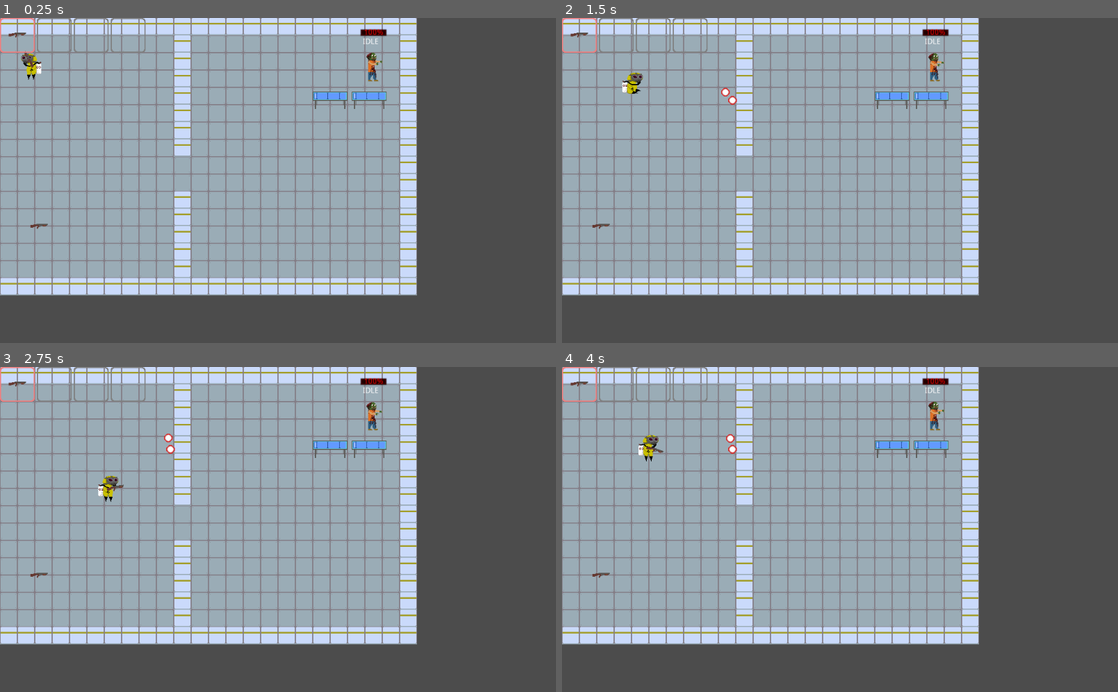
Above: before the commit, frames 1-4 (two rows, left to right).
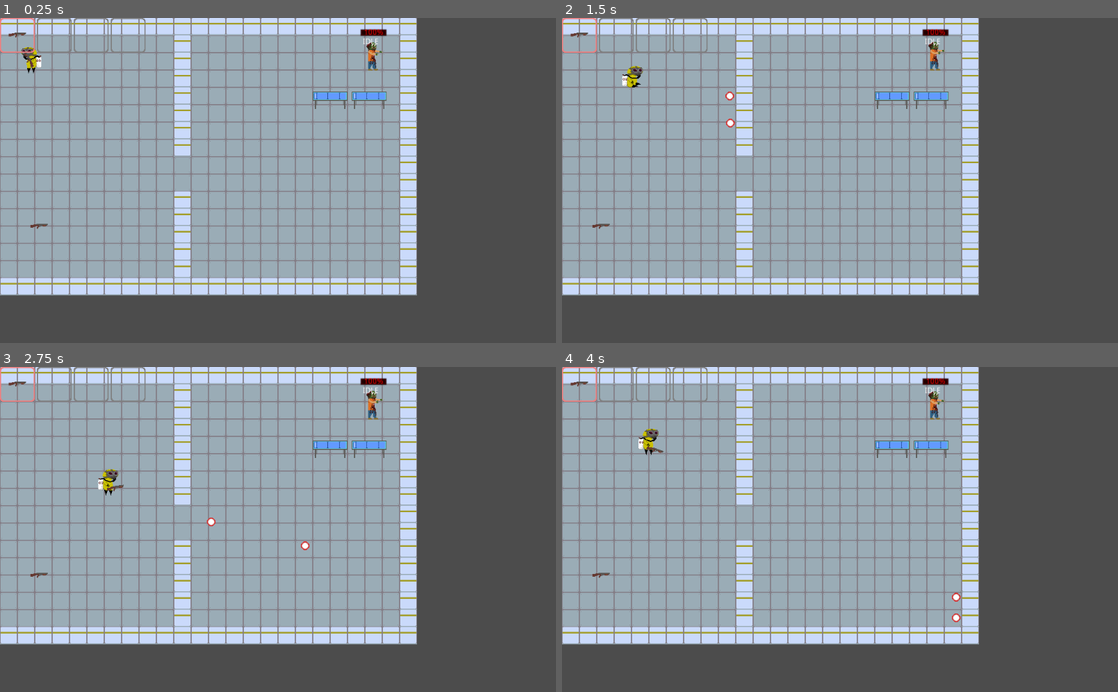
Above: after the commit, the same moments.

Repository: fralcalde/Game
Game: Godot game, scene res://Scenes/Test.tscn
The game is run twice, just before and just after one commit, with the same random seed, the same clock (stepped at 60 frames per second) and the same inputs. The project has no main scene, so this scene is started directly.
Inputs (mouse positions are in pixels of both pictures, inside the frame that each line leads up to):
- Up to frame 1 (0.25 s): no input
- Up to frame 2 (1.5 s): move the mouse to (962, 164) at 0.52 s; press the mouse at (962, 164) at 0.53 s; hold D (right) 0.53-1.28 s; move the mouse to (728, 196) at 1.27 s; release the mouse at (728, 196) at 1.28 s; hold S (down) from 1.28 s (still down); tap Space (dash) at 1.35 s
- Up to frame 3 (2.75 s): move the mouse to (333, 458) at 2.02 s; release S (down) at 2.03 s; hold D (right) from 2.03 s (still down); tap E (interact) at 2.1 s
- Up to frame 4 (4 s): move the mouse to (812, 594) at 2.77 s; release D (right) at 2.78 s; hold W (up) 2.78-3.53 s; tap 1 (select_1) at 2.85 s; move the mouse to (1006, 578) at 3.52 s; hold A (left) from 3.53 s (still down); tap 2 (select_2) at 3.6 s

The runs differ from the first frame. In frame 1, 0.4% of the frame differs, in the area x 3-69%, y 7-20%; in frame 2, 0.6%; in frame 3, 0.6%, in the area x 17-69%, y 7-57%; in frame 4, 0.6%.

Commit message:
Added Hitbox Component. Implemented in player and zombie. Removed collision area in both projectile types. Now hitbox takes the responsibility of detecting projectiles.

Diff:
--- /dev/null
+++ b/Scenes/Hitbox/HitboxComponent.gd
@@ -0,0 +1,17 @@
+tool
+extends Area2D
+class_name Hitbox
+
+export var shape : Shape2D = null setget set_shape
+
+# Called when the node enters the scene tree for the first time.
+func _ready():
+	pass # Replace with function body.
+
+
+func set_shape(_shape) -> void:
+	if !Engine.editor_hint:
+		yield(self, "ready")
+
+	shape = _shape
+	$CollisionShape2D.shape = shape
--- /dev/null
+++ b/Scenes/Hitbox/HitboxComponent.tscn
@@ -0,0 +1,16 @@
+[gd_scene load_steps=3 format=2]
+
+[ext_resource path="res://Scenes/Hitbox/HitboxComponent.gd" type="Script" id=1]
+
+[sub_resource type="CapsuleShape2D" id=1]
+radius = 15.0
+height = 22.0
+
+[node name="HitboxComponent" type="Area2D"]
+collision_layer = 0
+collision_mask = 8
+script = ExtResource( 1 )
+shape = SubResource( 1 )
+
+[node name="CollisionShape2D" type="CollisionShape2D" parent="."]
+shape = SubResource( 1 )
--- a/Scenes/Levels/Lab2.tscn
+++ b/Scenes/Levels/Lab2.tscn
@@ -9,7 +9,7 @@
 [ext_resource path="res://Scenes/Levels/Laboratory/LabTable.tscn" type="PackedScene" id=7]
 
 [sub_resource type="ConvexPolygonShape2D" id=1]
-points = PoolVector2Array( 32, 16, 0, 16, 0, 0, 32, 0 )
+points = PoolVector2Array( 32, 32, 0, 32, 0, 0, 32, 0 )
 
 [sub_resource type="TileSet" id=2]
 0/name = "lab_tile.png 0"
@@ -49,9 +49,9 @@
 1/z_index = 0
 
 [sub_resource type="NavigationPolygon" id=3]
-vertices = PoolVector2Array( 0, 32, 296, 32, 296, 272, 0, 464, 376, 32, 712, 32, 712, 120, 560, 120, 376, 272, 560, 176, 712, 176, 712, 464, 376, 464, 376, 304, 296, 304, 296, 464 )
+vertices = PoolVector2Array( 0, 32, 312, 32, 312, 264, 0, 480, 360, 32, 736, 32, 736, 128, 568, 128, 360, 264, 568, 176, 736, 176, 736, 480, 360, 480, 360, 312, 312, 312, 312, 480 )
 polygons = [ PoolIntArray( 0, 1, 2, 3 ), PoolIntArray( 4, 5, 6, 7 ), PoolIntArray( 8, 4, 7, 9 ), PoolIntArray( 9, 10, 11, 12, 13 ), PoolIntArray( 8, 9, 13 ), PoolIntArray( 2, 8, 13, 14 ), PoolIntArray( 3, 2, 14 ), PoolIntArray( 3, 14, 15 ) ]
-outlines = [ PoolVector2Array( 0, 32, 0, 464, 296, 464, 296, 304, 376, 304, 376, 464, 712, 464, 712, 176, 560, 176, 560, 120, 712, 120, 712, 32, 376, 32, 376, 272, 296, 272, 296, 32 ) ]
+outlines = [ PoolVector2Array( 0, 32, 0, 480, 312, 480, 312, 312, 360, 312, 360, 480, 736, 480, 736, 176, 568, 176, 568, 128, 736, 128, 736, 32, 360, 32, 360, 264, 312, 264, 312, 32 ) ]
 
 [node name="Level" type="Navigation2D"]
 
--- a/Scenes/NPC/Zombie/Zombie.gd
+++ b/Scenes/NPC/Zombie/Zombie.gd
@@ -78,3 +78,9 @@
 
 func die() -> void:
 	state_machine.travel("DIE")
+
+
+func _on_HitboxComponent_body_entered(body):
+	if body is Projectile or body is ProjectileR:
+		damage(body)
+		body.collided(self)
--- a/Scenes/NPC/Zombie/Zombie.tscn
+++ b/Scenes/NPC/Zombie/Zombie.tscn
@@ -13,9 +13,20 @@
 [ext_resource path="res://Sprites/Zombie/DIE_zombie1.png" type="Texture" id=11]
 [ext_resource path="res://Sprites/Zombie/DIE_zombie3.png" type="Texture" id=12]
 [ext_resource path="res://Sprites/Zombie/DIE_zombie4.png" type="Texture" id=13]
+[ext_resource path="res://Scenes/Hitbox/HitboxComponent.tscn" type="PackedScene" id=14]
 
 [sub_resource type="SpriteFrames" id=1]
 animations = [ {
+"frames": [ ExtResource( 8 ), ExtResource( 9 ), ExtResource( 7 ), ExtResource( 6 ) ],
+"loop": true,
+"name": "STAGGER",
+"speed": 4.0
+}, {
+"frames": [ ExtResource( 11 ), ExtResource( 10 ), ExtResource( 12 ), ExtResource( 13 ) ],
+"loop": false,
+"name": "DIE",
+"speed": 5.0
+}, {
 "frames": [ ExtResource( 4 ), ExtResource( 5 ) ],
 "loop": true,
 "name": "MOVE",
@@ -25,16 +36,6 @@
 "loop": true,
 "name": "IDLE",
 "speed": 2.0
-}, {
-"frames": [ ExtResource( 8 ), ExtResource( 9 ), ExtResource( 7 ), ExtResource( 6 ) ],
-"loop": true,
-"name": "STAGGER",
-"speed": 4.0
-}, {
-"frames": [ ExtResource( 11 ), ExtResource( 10 ), ExtResource( 12 ), ExtResource( 13 ) ],
-"loop": false,
-"name": "DIE",
-"speed": 5.0
 } ]
 
 [sub_resource type="Animation" id=2]
@@ -238,7 +239,7 @@
 [sub_resource type="AnimationNodeStateMachinePlayback" id=22]
 
 [sub_resource type="CircleShape2D" id=23]
-radius = 23.744
+radius = 8.7134
 
 [sub_resource type="CircleShape2D" id=24]
 radius = 250.11
@@ -248,8 +249,10 @@
 script = ExtResource( 2 )
 
 [node name="Sprite" type="AnimatedSprite" parent="."]
+position = Vector2( 0, -20 )
 frames = SubResource( 1 )
 animation = "IDLE"
+frame = 1
 playing = true
 
 [node name="AnimationPlayer" type="AnimationPlayer" parent="."]
@@ -276,7 +279,8 @@
 "_edit_use_anchors_": false
 }
 
-[node name="CollisionShape2D" type="CollisionShape2D" parent="."]
+[node name="WorldCollision" type="CollisionShape2D" parent="."]
+rotation = 1.5708
 shape = SubResource( 23 )
 
 [node name="DetectionArea" type="Area2D" parent="."]
@@ -297,5 +301,9 @@
 "_edit_use_anchors_": false
 }
 
+[node name="HitboxComponent" parent="." instance=ExtResource( 14 )]
+position = Vector2( 0, -17 )
+
 [connection signal="body_entered" from="DetectionArea" to="." method="_on_DetectionArea_body_entered"]
 [connection signal="body_exited" from="DetectionArea" to="." method="_on_DetectionArea_body_exited"]
+[connection signal="body_entered" from="HitboxComponent" to="." method="_on_HitboxComponent_body_entered"]
--- a/Scenes/Player/Player.tscn
+++ b/Scenes/Player/Player.tscn
@@ -1,10 +1,11 @@
-[gd_scene load_steps=43 format=2]
+[gd_scene load_steps=44 format=2]
 
 [ext_resource path="res://Scenes/Weapon/Shotgun.tscn" type="PackedScene" id=1]
 [ext_resource path="res://Scenes/Player/Player.gd" type="Script" id=2]
 [ext_resource path="res://Scenes/WeaponItem/WI_Projectiles/WI_BigBullet.tscn" type="PackedScene" id=3]
 [ext_resource path="res://Scenes/Inventory/Inventory.tscn" type="PackedScene" id=4]
 [ext_resource path="res://Scenes/InteractionComponent/InteractionComponent.tscn" type="PackedScene" id=5]
+[ext_resource path="res://Scenes/Hitbox/HitboxComponent.tscn" type="PackedScene" id=6]
 [ext_resource path="res://Sprites/Player/PlagueGuy3.png" type="Texture" id=7]
 [ext_resource path="res://Sprites/Player/PlagueGuy1.png" type="Texture" id=8]
 [ext_resource path="res://Sprites/Player/PlagueGuy2.png" type="Texture" id=9]
@@ -149,16 +150,8 @@
 "values": [ "MOVE" ]
 }
 
-[sub_resource type="CircleShape2D" id=18]
-radius = 20.0
-
-[sub_resource type="SpriteFrames" id=19]
+[sub_resource type="SpriteFrames" id=18]
 animations = [ {
-"frames": [ ExtResource( 8 ), ExtResource( 9 ), ExtResource( 7 ), ExtResource( 10 ) ],
-"loop": true,
-"name": "IDLE",
-"speed": 5.0
-}, {
 "frames": [ ExtResource( 19 ), ExtResource( 15 ), ExtResource( 16 ), ExtResource( 20 ), ExtResource( 23 ), ExtResource( 21 ), ExtResource( 17 ), ExtResource( 24 ), ExtResource( 14 ), ExtResource( 18 ), ExtResource( 22 ), ExtResource( 13 ) ],
 "loop": true,
 "name": "DASH",
@@ -168,7 +161,15 @@
 "loop": true,
 "name": "MOVE",
 "speed": 5.0
+}, {
+"frames": [ ExtResource( 8 ), ExtResource( 9 ), ExtResource( 7 ), ExtResource( 10 ) ],
+"loop": true,
+"name": "IDLE",
+"speed": 5.0
 } ]
+
+[sub_resource type="CircleShape2D" id=19]
+radius = 15.0
 
 [node name="Player" type="KinematicBody2D"]
 collision_layer = 2
@@ -186,15 +187,17 @@
 anims/IDLE = SubResource( 16 )
 anims/MOVE = SubResource( 17 )
 
-[node name="CollisionShape2D" type="CollisionShape2D" parent="."]
-shape = SubResource( 18 )
-
 [node name="AnimatedSprite" type="AnimatedSprite" parent="."]
-frames = SubResource( 19 )
+position = Vector2( 0, -12 )
+frames = SubResource( 18 )
 animation = "IDLE"
 frame = 2
 playing = true
 
+[node name="WorldCollision" type="CollisionShape2D" parent="."]
+rotation = 1.5708
+shape = SubResource( 19 )
+
 [node name="Inventory" parent="." instance=ExtResource( 4 )]
 
 [node name="Weapon" parent="." instance=ExtResource( 1 )]
@@ -204,3 +207,6 @@
 [node name="InteractionComponent" parent="." instance=ExtResource( 5 )]
 interaction_parent = NodePath("..")
 interaction_area_size = 40
+
+[node name="HitboxComponent" parent="." instance=ExtResource( 6 )]
+position = Vector2( 0, -10 )
--- a/Scenes/Projectile/Projectile.gd
+++ b/Scenes/Projectile/Projectile.gd
@@ -33,13 +33,5 @@
 	velocity = move_and_slide(velocity)
 
 
-
-func _on_DamageArea_body_exited(body):
-	if body is Player:
-		remove_collision_exception_with(body)
-
-
-func _on_DamageArea_body_entered(body):
-	if not body in get_collision_exceptions() and body.has_method("damage"):
-		body.damage(self)
-		queue_free()
+func collided(node : Node) -> void:
+	print(self, " - Collided with ", node)
--- a/Scenes/Projectile/Projectile.tscn
+++ b/Scenes/Projectile/Projectile.tscn
@@ -1,15 +1,11 @@
-[gd_scene load_steps=4 format=2]
+[gd_scene load_steps=3 format=2]
 
 [ext_resource path="res://Scenes/Projectile/Projectile.gd" type="Script" id=1]
 
 [sub_resource type="CircleShape2D" id=1]
 
-[sub_resource type="CircleShape2D" id=2]
-radius = 12.0
-
 [node name="Projectile" type="KinematicBody2D"]
 collision_layer = 8
-collision_mask = 15
 script = ExtResource( 1 )
 
 [node name="Sprite" type="Sprite" parent="."]
@@ -21,13 +17,4 @@
 [node name="CollisionShape2D" type="CollisionShape2D" parent="."]
 shape = SubResource( 1 )
 
-[node name="DamageArea" type="Area2D" parent="."]
-collision_layer = 0
-collision_mask = 6
-
-[node name="CollisionShape2D" type="CollisionShape2D" parent="DamageArea"]
-shape = SubResource( 2 )
-
 [connection signal="timeout" from="LifeTime" to="." method="_on_LifeTime_timeout"]
-[connection signal="body_entered" from="DamageArea" to="." method="_on_DamageArea_body_entered"]
-[connection signal="body_exited" from="DamageArea" to="." method="_on_DamageArea_body_exited"]
--- a/Scenes/Projectile/ProjectileR.gd
+++ b/Scenes/Projectile/ProjectileR.gd
@@ -28,17 +28,10 @@
 	queue_free()
 
 
-func _on_DamageArea_body_exited(body):
-	if body is Player:
-		remove_collision_exception_with(body)
-
-
-func _on_DamageArea_body_entered(body):
-	pass
-
-
-
 func _on_ProjectileR_body_entered(body):
 	if not body in get_collision_exceptions() and body.has_method("damage"):
 		body.damage(self)
 		queue_free()
+
+func collided(node : Node) -> void:
+	print(self, " - Collided with ", node)
--- a/Scenes/Projectile/ProjectileR.tscn
+++ b/Scenes/Projectile/ProjectileR.tscn
@@ -7,12 +7,8 @@
 
 [sub_resource type="CircleShape2D" id=2]
 
-[sub_resource type="CircleShape2D" id=3]
-radius = 12.0
-
 [node name="ProjectileR" type="RigidBody2D"]
 collision_layer = 8
-collision_mask = 15
 physics_material_override = SubResource( 1 )
 gravity_scale = 0.0
 contacts_reported = 1
@@ -26,14 +22,5 @@
 [node name="CollisionShape2D" type="CollisionShape2D" parent="."]
 shape = SubResource( 2 )
 
-[node name="DamageArea" type="Area2D" parent="."]
-collision_layer = 0
-collision_mask = 6
-
-[node name="CollisionShape2D" type="CollisionShape2D" parent="DamageArea"]
-shape = SubResource( 3 )
-
 [connection signal="body_entered" from="." to="." method="_on_ProjectileR_body_entered"]
 [connection signal="timeout" from="LifeTime" to="." method="_on_LifeTime_timeout"]
-[connection signal="body_entered" from="DamageArea" to="." method="_on_DamageArea_body_entered"]
-[connection signal="body_exited" from="DamageArea" to="." method="_on_DamageArea_body_exited"]
--- a/project.godot
+++ b/project.godot
@@ -18,6 +18,11 @@
 "class": "Dropped_Weapon",
 "language": "GDScript",
 "path": "res://Scenes/Item/DroppedWeapon.gd"
+}, {
+"base": "Area2D",
+"class": "Hitbox",
+"language": "GDScript",
+"path": "res://Scenes/Hitbox/HitboxComponent.gd"
 }, {
 "base": "Area2D",
 "class": "InteractionComponent",
@@ -87,6 +92,7 @@
 _global_script_class_icons={
 "BaseWeaponItem": "",
 "Dropped_Weapon": "",
+"Hitbox": "",
 "InteractionComponent": "",
 "Inventory": "",
 "ItemSlot": "",
Not shown: 1 places in Scenes/NPC/Zombie/Zombie.tscn that only renumber resources
Not shown: 1 places in Scenes/Projectile/ProjectileR.tscn that only renumber resources
